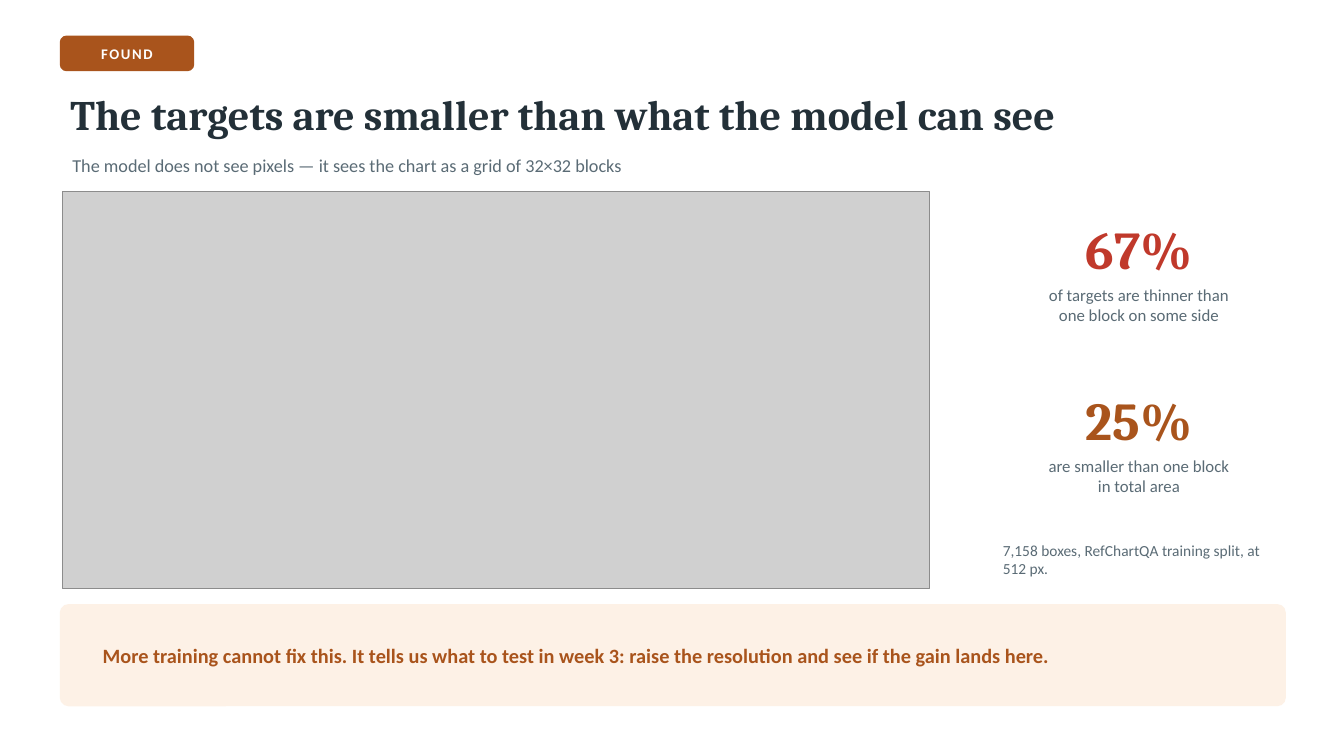
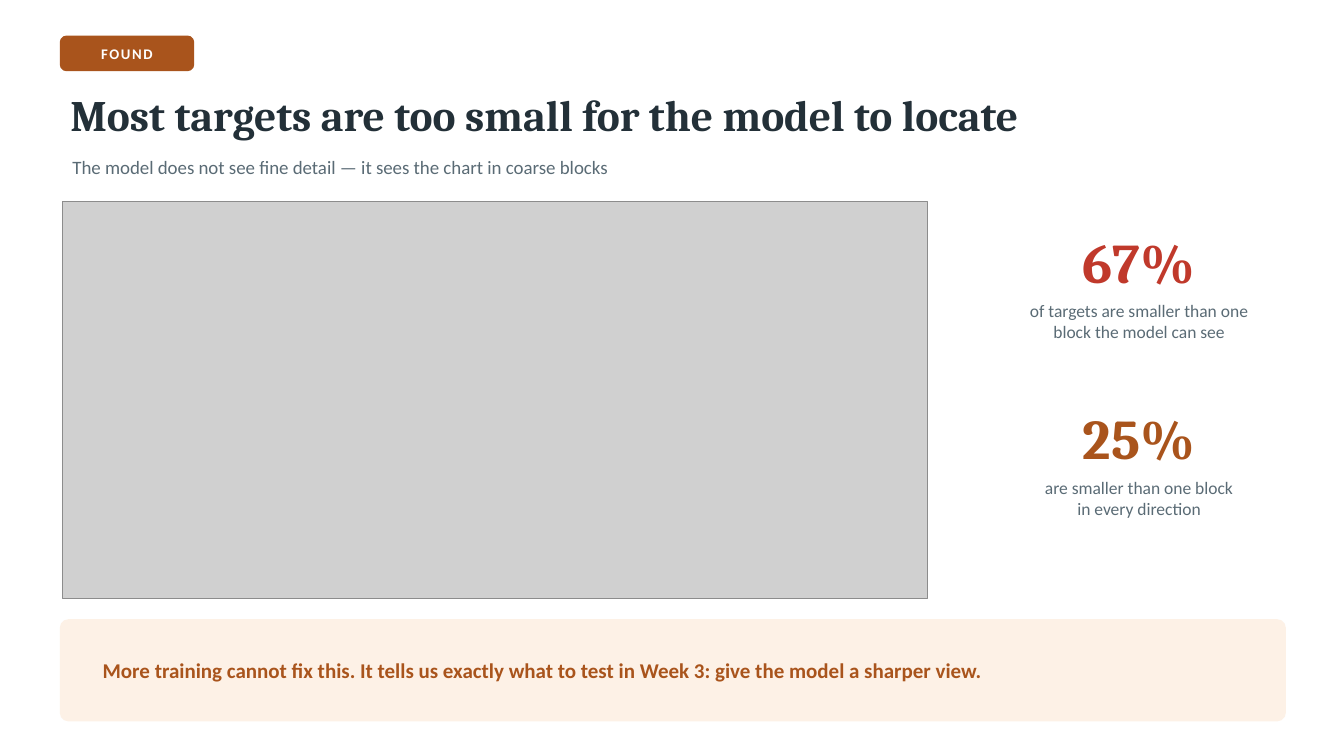
Before and after one commit to Ahmed-Elghazaly/chartqa-dual-target, a slide deck: slide 11 of presentation/ChartQA-Week1.pptx (slide 12 before the commit). Drawn at 1344x756 pixels with LibreOffice and Linux fonts; fonts in the diff are those of the drawing; grey boxes stand for pictures. Boxes give left, top, right and bottom in pixels: in the first picture for what was removed or moved away, otherwise in the second. Text is boxed around its words. In the diff, an @@ line names an element or a change of style, - is before the commit and + after.

```diff
--- a/presentation/ChartQA-Week1.pptx
+++ b/presentation/ChartQA-Week1.pptx
@@ text at box(70, 100, 1018, 141): text changed; size 30 to 31 pt @@
-The targets are smaller than what the model can see
+Most targets are too small for the model to locate
@@ text at box(72, 161, 608, 174): text changed; size 13 to 13.5 pt @@
-The model does not see pixels — it sees the chart as a grid of 32×32 blocks
+The model does not see fine detail — it sees the chart in coarse blocks
@@ picture: place and size @@
-picture at box(63, 192, 930, 589)
+picture at box(63, 202, 928, 599)
@@ text "67%": place and size @@
-text "67%" at box(1086, 233, 1193, 271)
+text "67%" at box(1083, 245, 1195, 285)
@@ text "67%" at box(1083, 245, 1195, 285): size 38 to 40 pt @@
@@ text at box(1030, 305, 1248, 338): text changed; size 12 to 12.5 pt @@
-of targets are thinner than
-one block on some side
+of targets are smaller than one
+block the model can see
@@ text "25%" at box(1083, 421, 1195, 461): size 38 to 40 pt @@
@@ text "25%": place and size @@
-text "25%" at box(1086, 404, 1193, 442)
+text "25%" at box(1083, 421, 1195, 461)
@@ text "are smaller than one block": place and size @@
-text "are smaller than one block" at box(1049, 460, 1229, 492)
+text "are smaller than one block" at box(1045, 482, 1233, 518)
@@ text at box(1045, 482, 1233, 494): size 12 to 12.5 pt in "are smaller than one block" @@
@@ text at box(1077, 503, 1200, 518): text changed; size 12 to 12.5 pt @@
-in total area
+in every direction
@@ text removed at box(1003, 545, 1259, 577) @@
-7,158 boxes, RefChartQA training split, at 512 px.
@@ rounded rectangle: place and size @@
-rounded rectangle at box(60, 605, 1286, 706)
+rounded rectangle at box(60, 620, 1286, 721)
@@ text at box(103, 663, 982, 682): text changed; size 14.5 to 15 pt @@
-More training cannot fix this. It tells us what to test in week 3: raise the resolution and see if the gain lands here.
+More training cannot fix this. It tells us exactly what to test in Week 3: give the model a sharper view.
```
Also in this commit, not shown: 4 other slides changed, 9 slides added, 14 slides removed, 7 other files.
